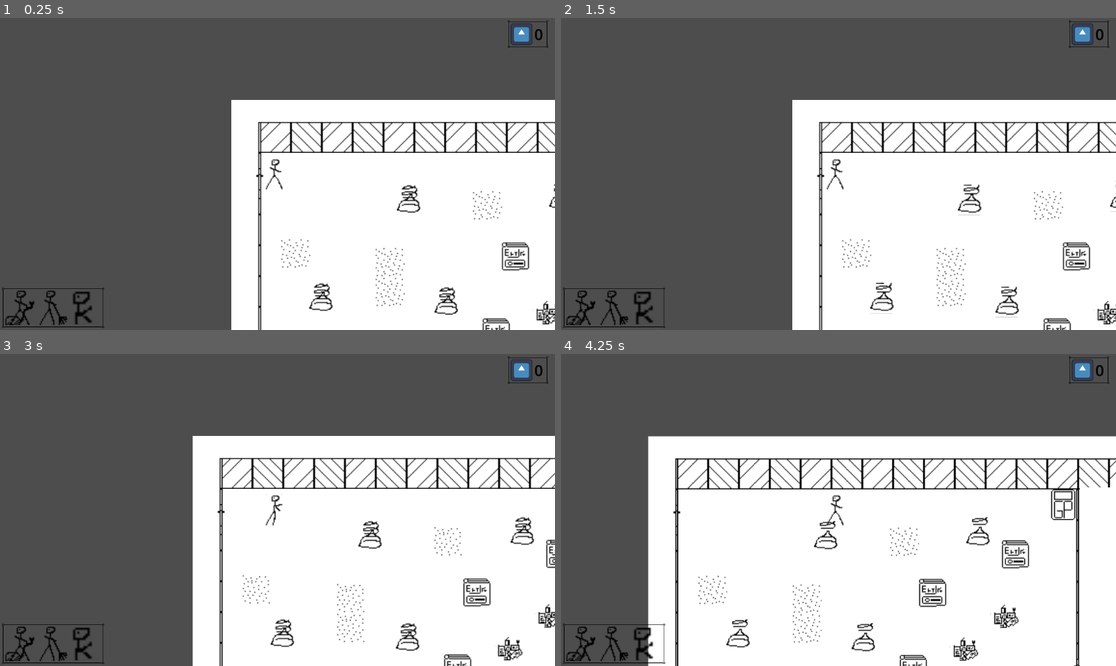
Above: before the commit, frames 1-4 (two rows, left to right).
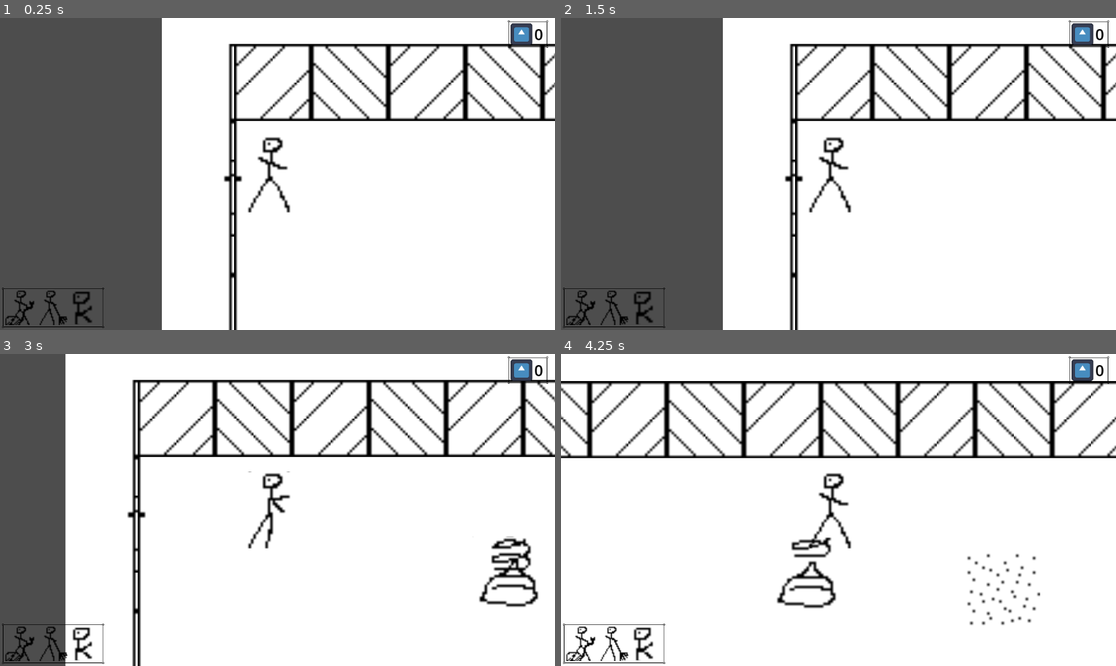
Above: after the commit, the same moments.

Repository: grafgustav/godot-stick-figure-cleaning
Game: Godot game, scene res://game.tscn
Two runs of this game, one before a commit and one after it. Both use one fixed random seed, a clock stepped at 60 frames per second and the inputs below. The engine's default icon, where the game draws it, is replaced by a stand-in: a white triangle on a blue panel in a dark square.
Inputs (mouse positions are in pixels of both pictures, inside the frame that each line leads up to):
- Up to frame 1 (0.25 s): no input
- Up to frame 2 (1.5 s): click (583, 308) at 0.5 s; click (616, 308) at 1.25 s
- Up to frame 3 (3 s): click (83, 644) at 2 s; hold D (move_right) from 2.78 s (still down); hold Space (use_tool) from 2.78 s (still down)
- Up to frame 4 (4.25 s): release D (move_right) at 3.53 s; release Space (use_tool) at 3.53 s; hold S (move_down) from 3.53 s (still down); tap Space (use_tool) at 3.6 s

The runs differ from the first frame. In frame 1, 33% of the frame differs, in the area x 29-100%, y 0-100%; in frame 2, 33%; in frame 3, 47%, in the area x 11-100%, y 0-100%; in frame 4, 46%.

Commit message:
added types to tools, smudges and deposit containers some qol updates bugfixes

Diff:
--- a/DepositContainers/abstract_deposit_container.tscn
+++ b/DepositContainers/abstract_deposit_container.tscn
@@ -3,6 +3,7 @@
 [ext_resource type="Script" uid="uid://b4pip161or3cy" path="res://abstract_deposit_container.gd" id="1_7vflk"]
 
 [node name="AbstractDepositContainer" type="CharacterBody2D"]
+collision_mask = 0
 script = ExtResource("1_7vflk")
 
 [node name="Sprite" type="AnimatedSprite2D" parent="."]
@@ -10,8 +11,8 @@
 [node name="ObjectCollision" type="CollisionShape2D" parent="."]
 
 [node name="HitboxArea" type="Area2D" parent="."]
-collision_layer = 0
-collision_mask = 14
+collision_layer = 8
+collision_mask = 8
 
 [node name="Hitbox" type="CollisionShape2D" parent="HitboxArea"]
 
--- a/DepositContainers/general_trashcan.tscn
+++ b/DepositContainers/general_trashcan.tscn
@@ -38,7 +38,6 @@
 
 [node name="GeneralTrashcan" instance=ExtResource("1_vifmj")]
 collision_layer = 2
-collision_mask = 0
 
 [node name="Sprite" parent="." index="0"]
 position = Vector2(-3, 0)
@@ -52,3 +51,4 @@
 [node name="Hitbox" parent="HitboxArea" index="0"]
 position = Vector2(-1, 0)
 shape = SubResource("CircleShape2D_k2t3e")
+debug_color = Color(0.860737, 0.266141, 0.621414, 0.42)
--- a/Smudges/abstract_smudge.gd
+++ b/Smudges/abstract_smudge.gd
@@ -6,11 +6,26 @@
 @export var hitpoints: float
 @export var points: float
 @export var player_passable: bool = false
+@export var smudge_type: GlobalStuff.SmudgeTypes
+
+var detection_area : Area2D
+var is_in_deposit_area : bool = false
 
 func _ready() -> void:
 	$Sprite.play()
 	_init_collisions()
 	ScoreManager.connect_to_smudge(self)
+	detection_area = $DetectionArea
+	_create_detection_area()
+
+func _create_detection_area() -> void:
+	detection_area = $DetectionArea
+	var detection_area_shape = CollisionShape2D.new()
+	var hitbox_shape = $Hitbox.shape
+
+	detection_area_shape.shape = hitbox_shape.duplicate()
+	detection_area.collision_mask = 8
+	detection_area.add_child(detection_area_shape)
 
 func _init_collisions() -> void:
 	self.collision_layer = 8
@@ -22,11 +37,33 @@
 func get_cleaned() -> void:
 	hitpoints -= 1
 	if hitpoints <= 0.0:
-		smudge_destroyed.emit(self.points)
-		queue_free()
+		_destroy_smudge()
+
+func collides_with_deposit() -> bool:
+	return is_in_deposit_area
+
+func get_deposited() -> void:
+	_destroy_smudge()
+
+func get_smudge_type() -> GlobalStuff.SmudgeTypes:
+	return smudge_type
+
+func _destroy_smudge() -> void:
+	smudge_destroyed.emit(self.points)
+	queue_free()
 
 func turn_left() -> void:
 	self.scale = Vector2(-1, 1)
 
 func turn_right() -> void:
 	self.scale = Vector2(1, 1)
+
+func _on_detection_area_area_entered(area: Area2D) -> void:
+	var parent = area.get_parent()
+	if parent is AbstractDepositContainer:
+		is_in_deposit_area = true
+
+func _on_detection_area_area_exited(area: Area2D) -> void:
+	var parent = area.get_parent()
+	if parent is AbstractDepositContainer:
+		is_in_deposit_area = false
--- a/Smudges/abstract_smudge.tscn
+++ b/Smudges/abstract_smudge.tscn
@@ -7,6 +7,13 @@
 collision_mask = 0
 script = ExtResource("1_bac7x")
 
+[node name="Sprite" type="AnimatedSprite2D" parent="."]
+
 [node name="Hitbox" type="CollisionShape2D" parent="."]
 
-[node name="Sprite" type="AnimatedSprite2D" parent="."]
+[node name="DetectionArea" type="Area2D" parent="."]
+collision_layer = 0
+collision_mask = 8
+
+[connection signal="area_entered" from="DetectionArea" to="." method="_on_detection_area_area_entered"]
+[connection signal="area_exited" from="DetectionArea" to="." method="_on_detection_area_area_exited"]
--- a/Smudges/book.tscn
+++ b/Smudges/book.tscn
@@ -2,9 +2,6 @@
 
 [ext_resource type="PackedScene" uid="uid://cxwqengkh558h" path="res://Smudges/abstract_smudge.tscn" id="1_a8hwp"]
 [ext_resource type="Texture2D" uid="uid://c28x10a3pijgj" path="res://drawings/Tilemap.png" id="2_2bjdm"]
-
-[sub_resource type="RectangleShape2D" id="RectangleShape2D_xx3k2"]
-size = Vector2(28, 29)
 
 [sub_resource type="AtlasTexture" id="AtlasTexture_eywea"]
 atlas = ExtResource("2_2bjdm")
@@ -21,11 +18,16 @@
 "speed": 5.0
 }]
 
+[sub_resource type="RectangleShape2D" id="RectangleShape2D_a8hwp"]
+size = Vector2(30, 31)
+
 [node name="Book" instance=ExtResource("1_a8hwp")]
+points = 2.0
+smudge_type = 3
 
-[node name="Hitbox" parent="." index="0"]
+[node name="Sprite" parent="." index="0"]
+sprite_frames = SubResource("SpriteFrames_y071g")
+
+[node name="Hitbox" parent="." index="1"]
 position = Vector2(0, -1.5)
-shape = SubResource("RectangleShape2D_xx3k2")
-
-[node name="Sprite" parent="." index="1"]
-sprite_frames = SubResource("SpriteFrames_y071g")
+shape = SubResource("RectangleShape2D_a8hwp")
--- a/Smudges/dust.tscn
+++ b/Smudges/dust.tscn
@@ -2,9 +2,6 @@
 
 [ext_resource type="PackedScene" uid="uid://cxwqengkh558h" path="res://Smudges/abstract_smudge.tscn" id="1_f25wj"]
 [ext_resource type="Texture2D" uid="uid://c28x10a3pijgj" path="res://drawings/Tilemap.png" id="2_se6ty"]
-
-[sub_resource type="RectangleShape2D" id="RectangleShape2D_3sdjc"]
-size = Vector2(30, 31)
 
 [sub_resource type="AtlasTexture" id="AtlasTexture_7xqk4"]
 atlas = ExtResource("2_se6ty")
@@ -28,15 +25,18 @@
 "speed": 5.0
 }]
 
+[sub_resource type="RectangleShape2D" id="RectangleShape2D_3sdjc"]
+size = Vector2(30, 31)
+
 [node name="Dust" instance=ExtResource("1_f25wj")]
 hitpoints = 0.5
 points = 0.5
 player_passable = true
 
-[node name="Hitbox" parent="." index="0"]
+[node name="Sprite" parent="." index="0"]
+sprite_frames = SubResource("SpriteFrames_3q4ny")
+animation = &"idle"
+
+[node name="Hitbox" parent="." index="1"]
 position = Vector2(0, -0.5)
 shape = SubResource("RectangleShape2D_3sdjc")
-
-[node name="Sprite" parent="." index="1"]
-sprite_frames = SubResource("SpriteFrames_3q4ny")
-animation = &"idle"
--- a/Smudges/kacki.tscn
+++ b/Smudges/kacki.tscn
@@ -2,9 +2,6 @@
 
 [ext_resource type="PackedScene" uid="uid://cxwqengkh558h" path="res://Smudges/abstract_smudge.tscn" id="1_c0xuh"]
 [ext_resource type="Texture2D" uid="uid://c28x10a3pijgj" path="res://drawings/Tilemap.png" id="2_3gho3"]
-
-[sub_resource type="CircleShape2D" id="CircleShape2D_c0xuh"]
-radius = 13.0384
 
 [sub_resource type="AtlasTexture" id="AtlasTexture_dh4of"]
 atlas = ExtResource("2_3gho3")
@@ -49,15 +46,19 @@
 "speed": 2.0
 }]
 
+[sub_resource type="CircleShape2D" id="CircleShape2D_c0xuh"]
+radius = 13.0384
+
 [node name="Kacki" instance=ExtResource("1_c0xuh")]
 hitpoints = 3.0
 points = 2.0
+smudge_type = 1
 
-[node name="Hitbox" parent="." index="0"]
-position = Vector2(0, 7)
-shape = SubResource("CircleShape2D_c0xuh")
-
-[node name="Sprite" parent="." index="1"]
+[node name="Sprite" parent="." index="0"]
 sprite_frames = SubResource("SpriteFrames_hcoxp")
 animation = &"idle"
 frame_progress = 0.788618
+
+[node name="Hitbox" parent="." index="1"]
+position = Vector2(0, 7)
+shape = SubResource("CircleShape2D_c0xuh")
--- /dev/null
+++ b/Smudges/oil_smudge.tscn
@@ -0,0 +1,5 @@
+[gd_scene load_steps=2 format=3 uid="uid://ck500vrkdnkda"]
+
+[ext_resource type="PackedScene" uid="uid://cxwqengkh558h" path="res://Smudges/abstract_smudge.tscn" id="1_dbdoc"]
+
+[node name="OilSmudge" instance=ExtResource("1_dbdoc")]
--- /dev/null
+++ b/Smudges/paper_pile.tscn
@@ -0,0 +1,7 @@
+[gd_scene load_steps=2 format=3 uid="uid://slw4h0jip6an"]
+
+[ext_resource type="PackedScene" uid="uid://cxwqengkh558h" path="res://Smudges/abstract_smudge.tscn" id="1_4vsbf"]
+
+[node name="PaperPile" instance=ExtResource("1_4vsbf")]
+hitpoints = 10.0
+points = 5.0
--- a/Smudges/trash_pile.tscn
+++ b/Smudges/trash_pile.tscn
@@ -2,9 +2,6 @@
 
 [ext_resource type="PackedScene" uid="uid://cxwqengkh558h" path="res://Smudges/abstract_smudge.tscn" id="1_0vwjs"]
 [ext_resource type="Texture2D" uid="uid://c28x10a3pijgj" path="res://drawings/Tilemap.png" id="2_kntri"]
-
-[sub_resource type="RectangleShape2D" id="RectangleShape2D_bmwyc"]
-size = Vector2(27, 26)
 
 [sub_resource type="AtlasTexture" id="AtlasTexture_ijnik"]
 atlas = ExtResource("2_kntri")
@@ -21,13 +18,17 @@
 "speed": 5.0
 }]
 
+[sub_resource type="RectangleShape2D" id="RectangleShape2D_bmwyc"]
+size = Vector2(27, 26)
+
 [node name="TrashPile" instance=ExtResource("1_0vwjs")]
 hitpoints = 10.0
 points = 5.0
+smudge_type = 3
 
-[node name="Hitbox" parent="." index="0"]
+[node name="Sprite" parent="." index="0"]
+sprite_frames = SubResource("SpriteFrames_jxrtq")
+
+[node name="Hitbox" parent="." index="1"]
 position = Vector2(0.5, 4)
 shape = SubResource("RectangleShape2D_bmwyc")
-
-[node name="Sprite" parent="." index="1"]
-sprite_frames = SubResource("SpriteFrames_jxrtq")
--- a/Tools/tool.gd
+++ b/Tools/abstract_tool.gd
@@ -1,4 +1,4 @@
-class_name Tool
+class_name AbstractTool
 extends Node2D
 
 @export var tool_name : String
@@ -6,6 +6,7 @@
 @export var cd : float
 @export var cooldown_time : float = 1.0
 @export var picks_up : bool = false
+@export var tool_type : GlobalStuff.ToolTypes
 
 @onready var cooldown_timer : Timer = %CDTimer
 @onready var hitbox : Area2D = $CleanBox
@@ -40,5 +41,8 @@
 func tool_picks_up() -> bool:
 	return self.picks_up
 
+func get_tool_type() -> GlobalStuff.ToolTypes:
+	return tool_type
+
 func _on_cooldown_finished() -> void:
 	tool_ready.emit()
--- a/Tools/tool.tscn
+++ b/Tools/abstract_tool.tscn
@@ -1,12 +1,12 @@
 [gd_scene load_steps=3 format=3 uid="uid://drm8uk6y2wndh"]
 
-[ext_resource type="Script" uid="uid://c5aegdbxsbl80" path="res://Tools/tool.gd" id="1_f6vxs"]
+[ext_resource type="Script" uid="uid://c5aegdbxsbl80" path="res://Tools/abstract_tool.gd" id="1_elcly"]
 
 [sub_resource type="CircleShape2D" id="CircleShape2D_3gk12"]
 radius = 7.07107
 
-[node name="Tool" type="Node2D"]
-script = ExtResource("1_f6vxs")
+[node name="AbstractTool" type="Node2D"]
+script = ExtResource("1_elcly")
 
 [node name="CleanBox" type="Area2D" parent="."]
 collision_layer = 0
--- a/Tools/broom.gd
+++ /dev/null
@@ -1,6 +0,0 @@
-class_name Broom
-extends Tool
-
-func _ready() -> void:
-	self.tool_name = "broom"
-	self.animation_name = "brooming"
--- a/Tools/broom.tscn
+++ b/Tools/broom.tscn
@@ -1,7 +1,7 @@
-[gd_scene load_steps=3 format=3 uid="uid://c6rw6ivqjgtl1"]
+[gd_scene load_steps=2 format=3 uid="uid://dn7syrg25c8nw"]
 
-[ext_resource type="PackedScene" uid="uid://drm8uk6y2wndh" path="res://Tools/tool.tscn" id="1_bibft"]
-[ext_resource type="Script" uid="uid://ck7x66xs4broy" path="res://Tools/broom.gd" id="2_escpa"]
+[ext_resource type="PackedScene" uid="uid://drm8uk6y2wndh" path="res://Tools/abstract_tool.tscn" id="1_bibft"]
 
 [node name="Broom" instance=ExtResource("1_bibft")]
-script = ExtResource("2_escpa")
+tool_name = "broom"
+animation_name = "brooming"
--- a/Tools/hands.tscn
+++ b/Tools/hands.tscn
@@ -1,11 +1,12 @@
 [gd_scene load_steps=2 format=3 uid="uid://qwfph1rmo451"]
 
-[ext_resource type="PackedScene" uid="uid://drm8uk6y2wndh" path="res://Tools/tool.tscn" id="1_y1kgo"]
+[ext_resource type="PackedScene" uid="uid://drm8uk6y2wndh" path="res://Tools/abstract_tool.tscn" id="1_y1kgo"]
 
 [node name="Hands" instance=ExtResource("1_y1kgo")]
 tool_name = "hands"
 animation_name = "handling"
 picks_up = true
+tool_type = 3
 
 [node name="CollisionShape2D" parent="CleanBox" index="0"]
 position = Vector2(13, 0)
--- a/Tools/vacuum.tscn
+++ b/Tools/vacuum.tscn
@@ -1,6 +1,6 @@
 [gd_scene load_steps=2 format=3 uid="uid://hrpbc48y7tkn"]
 
-[ext_resource type="PackedScene" uid="uid://drm8uk6y2wndh" path="res://Tools/tool.tscn" id="1_3kcqi"]
+[ext_resource type="PackedScene" uid="uid://drm8uk6y2wndh" path="res://Tools/abstract_tool.tscn" id="1_3kcqi"]
 
 [node name="Vacuum" instance=ExtResource("1_3kcqi")]
 tool_name = "vacuum"
--- a/abstract_deposit_container.gd
+++ b/abstract_deposit_container.gd
@@ -4,13 +4,13 @@
 var sprite : AnimatedSprite2D
 
 func _ready() -> void:
-	self.sprite = $Sprite
-	self.sprite.play("idle")
+	sprite = $Sprite
+	sprite.play("idle")
 
 func _on_hitbox_area_body_entered(body: Node2D) -> void:
 	if body is AbstractSmudge:
-		self.sprite.play("open")
+		sprite.play("open")
 
 func _on_hitbox_area_body_exited(body: Node2D) -> void:
 	if body is AbstractSmudge:
-		self.sprite.play("idle")
+		sprite.play("idle")
--- a/game.tscn
+++ b/game.tscn
@@ -255,6 +255,12 @@
 [node name="GeneralTrashcan" parent="." instance=ExtResource("12_iotsf")]
 position = Vector2(401, 48)
 
+[node name="GeneralTrashcan2" parent="." instance=ExtResource("12_iotsf")]
+position = Vector2(402, 94)
+
+[node name="GeneralTrashcan3" parent="." instance=ExtResource("12_iotsf")]
+position = Vector2(400, 139)
+
 [connection signal="body_entered" from="Room1Box" to="." method="_on_room_1_box_body_entered"]
 [connection signal="body_entered" from="Room2Box" to="." method="_on_room_2_box_body_entered"]
 [connection signal="body_entered" from="Room3Box" to="." method="_on_room_3_box_body_entered"]
--- a/global_stuff.gd
+++ b/global_stuff.gd
@@ -7,3 +7,30 @@
 	PLASTIC,
 	BOOKS,BOTTLES
 }
+
+enum SmudgeTypes {
+	DRY,
+	WET,
+	BACTERIA,
+	HOUSEHOLD
+}
+
+enum ToolTypes {
+	DRY,
+	WET,
+	DESINFECTANT,
+	TIDYING
+}
+
+## maps from a tool type onto a list of SmudgeTypes
+const CLEAN_MAPPING = {
+	ToolTypes.DRY: [SmudgeTypes.DRY],
+	ToolTypes.WET: [SmudgeTypes.WET],
+	ToolTypes.DESINFECTANT: [SmudgeTypes.BACTERIA],
+	ToolTypes.TIDYING: [SmudgeTypes.HOUSEHOLD],
+}
+
+func is_smudge_cleanable_with_tool(smudge: SmudgeTypes, tool: ToolTypes) -> bool:
+	if CLEAN_MAPPING[tool].has(smudge):
+		return true
+	return false
--- a/kacki.gd
+++ /dev/null
@@ -1,13 +0,0 @@
-extends CharacterBody2D
-
-var hitpoints = 3
-
-func _ready() -> void:
-	%AnimatedSprite2D.play()
-
-func get_cleaned() -> int:
-	hitpoints -= 1
-	if hitpoints <= 0.0:
-		queue_free()
-		return 1
-	return 0
--- a/kacki.tscn
+++ /dev/null
@@ -1,68 +0,0 @@
-[gd_scene load_steps=11 format=3 uid="uid://bhwp40he4ct68"]
-
-[ext_resource type="Texture2D" uid="uid://c28x10a3pijgj" path="res://drawings/Tilemap.png" id="1_p1bbu"]
-[ext_resource type="Script" uid="uid://r58ochl7osbt" path="res://kacki.gd" id="1_xdoto"]
-[ext_resource type="Script" uid="uid://b42mnv1htuwhr" path="res://Components/HitPointComponent.gd" id="3_rr5wu"]
-
-[sub_resource type="AtlasTexture" id="AtlasTexture_xdoto"]
-atlas = ExtResource("1_p1bbu")
-region = Rect2(32, 32, 32, 32)
-
-[sub_resource type="AtlasTexture" id="AtlasTexture_rr5wu"]
-atlas = ExtResource("1_p1bbu")
-region = Rect2(64, 32, 32, 32)
-
-[sub_resource type="AtlasTexture" id="AtlasTexture_twox0"]
-atlas = ExtResource("1_p1bbu")
-region = Rect2(96, 32, 32, 32)
-
-[sub_resource type="AtlasTexture" id="AtlasTexture_03mrn"]
-atlas = ExtResource("1_p1bbu")
-region = Rect2(128, 32, 32, 32)
-
-[sub_resource type="AtlasTexture" id="AtlasTexture_51xq6"]
-atlas = ExtResource("1_p1bbu")
-region = Rect2(0, 64, 32, 32)
-
-[sub_resource type="SpriteFrames" id="SpriteFrames_r4ejg"]
-animations = [{
-"frames": [{
-"duration": 1.0,
-"texture": SubResource("AtlasTexture_xdoto")
-}, {
-"duration": 1.0,
-"texture": SubResource("AtlasTexture_rr5wu")
-}, {
-"duration": 1.0,
-"texture": SubResource("AtlasTexture_twox0")
-}, {
-"duration": 1.0,
-"texture": SubResource("AtlasTexture_03mrn")
-}, {
-"duration": 1.0,
-"texture": SubResource("AtlasTexture_51xq6")
-}],
-"loop": true,
-"name": &"default",
-"speed": 3.0
-}]
-
-[sub_resource type="CircleShape2D" id="CircleShape2D_xg6us"]
-radius = 13.0
-
-[node name="Kacki" type="CharacterBody2D"]
-script = ExtResource("1_xdoto")
-
-[node name="AnimatedSprite2D" type="AnimatedSprite2D" parent="."]
-unique_name_in_owner = true
-sprite_frames = SubResource("SpriteFrames_r4ejg")
-frame = 2
-frame_progress = 0.678047
-
-[node name="CollisionShape2D" type="CollisionShape2D" parent="."]
-position = Vector2(-1, 6)
-shape = SubResource("CircleShape2D_xg6us")
-
-[node name="HitPointComponent" type="Node" parent="."]
-script = ExtResource("3_rr5wu")
-metadata/_custom_type_script = "uid://b42mnv1htuwhr"
--- a/player.gd
+++ b/player.gd
@@ -3,7 +3,7 @@
 
 signal player_points_updated
 
-var equipped_tool : Tool
+var equipped_tool : AbstractTool
 var carried_smudge : AbstractSmudge
 
 var happyFreddy: HappyFreddy
@@ -66,7 +66,7 @@
 	play_tool_animation(equipped_tool.animation_name)
 	if tool_used:
 		if not equipped_tool.tool_picks_up():
-			cleaning()
+			clean()
 		else:
 			if carried_smudge:
 				put_down()
@@ -87,17 +87,31 @@
 func brooming() -> void:
 		%HappyFreddy.play("brooming")
 
-func cleaning():
+func clean():
 	var tool_hitbox : Area2D = equipped_tool.get_node("CleanBox")
-	var collidingSmudges = tool_hitbox.get_overlapping_bodies()
-	for smudge in collidingSmudges:
-		if smudge.has_method("get_cleaned"):
+	var colliding_bodies = tool_hitbox.get_overlapping_bodies()
+	for c_body in colliding_bodies:
+		if not c_body is AbstractSmudge:
+			break
+		var smudge : AbstractSmudge = c_body
+		## get smudge type
+		var smudge_type = smudge.get_smudge_type()
+		var tool_type = equipped_tool.get_tool_type()
+		## check if smudge type can be cleaned with current tool
+		if GlobalStuff.is_smudge_cleanable_with_tool(smudge_type, tool_type):
 			smudge.get_cleaned()
+		else:
+			print("Not cleanable!!")
 
 func pick_up():
 	var tool_hitbox : Area2D = equipped_tool.get_node("CleanBox")
-	var collidingSmudges = tool_hitbox.get_overlapping_bodies()
-	for smudge in collidingSmudges:
+	var colliding_bodies = tool_hitbox.get_overlapping_bodies()
+	for c_body in colliding_bodies:
+		if not c_body is AbstractSmudge:
+			break
+		var smudge : AbstractSmudge = c_body
+		if not GlobalStuff.is_smudge_cleanable_with_tool(smudge.get_smudge_type(), equipped_tool.get_tool_type()):
+			break
 		smudge.collision_layer &= ~2
 		smudge.reparent(self)
 		smudge.position = Vector2(10,0)
@@ -109,6 +123,12 @@
 		return
 	var parent = self.get_parent()
 	carried_smudge.reparent(parent)
+	# put the smudge onto a deposit
+	if carried_smudge.collides_with_deposit():
+		carried_smudge.get_deposited()
+		carried_smudge = null
+		return
+	# put the smudge somewhere
 	if not carried_smudge.player_passable:
 		carried_smudge.collision_layer |= 2
 	carried_smudge = null
--- a/player.tscn
+++ b/player.tscn
@@ -140,4 +140,4 @@
 shape = SubResource("CircleShape2D_1jxqw")
 
 [node name="Camera2D" type="Camera2D" parent="."]
-zoom = Vector2(2, 2)
+zoom = Vector2(5, 5)
Renamed: Tools/tool.gd.uid -> Tools/abstract_tool.gd.uid
Not shown, removed: Tools/broom.gd.uid
Not shown, removed: kacki.gd.uid
